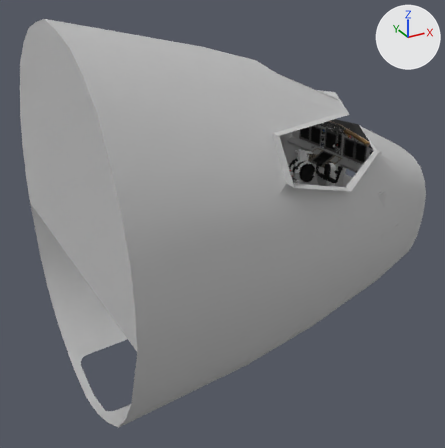
One commit to the glTF model b736/cockpit.glb: the scene before it, then after it.
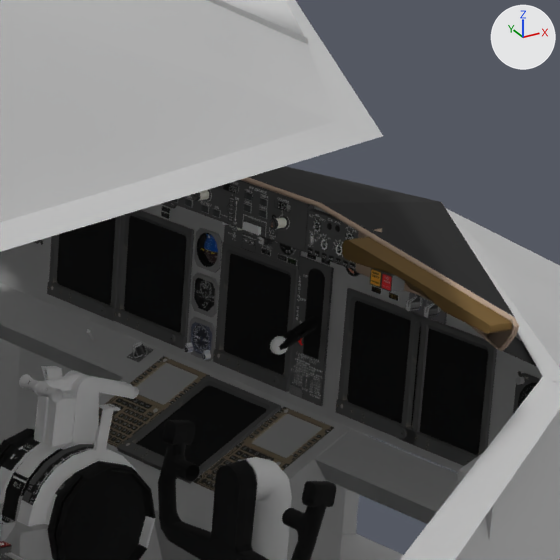
There are two pictures of each version: one whole from a 50 mm camera at (10.606, -4.718, 2.631) aimed at (13.224, 0.043, 0.251), one close up on the part from 66% to 85% of the width and 21% to 40% of the height. The lights are fixed; the arrows at upper right show +X, +Y and +Z. The first two pictures are the older version. Vertices at exactly the same position are counted once.

Before the edit, the objects in view are built like this:
```python
ob_anim1325 = bpy.data.objects.new('anim1325', me_anim1325)
ob_anim1325.location = (0.0, 0.0, 0.0)
ob_body = bpy.data.objects.new('body', me_body)
ob_body.location = (0.0, 0.0, 0.0)
ob_gear = bpy.data.objects.new('gear', me_gear)
ob_gear.location = (0.0, 0.0, 0.0)
# also in view: 'anim1333' at (14.031, -0.491, 0.814); 'anim1329' at (14.415, -0.114, 0.912)
```
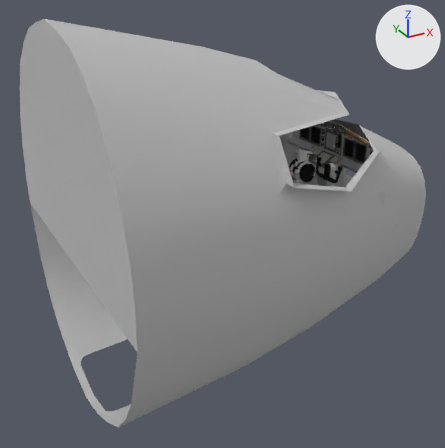
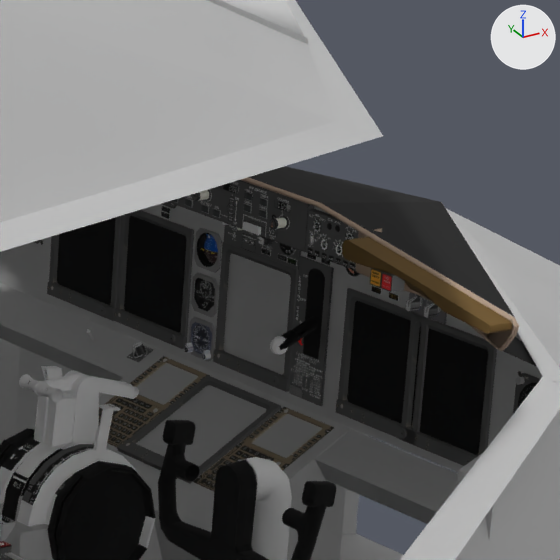
Scene script edits in JSON lines:
```json
{"block": "me_body", "where": "# used by ob_body; location = (0.0, 0.0, 0.0)"}
{"op": "remove", "block": "me_body", "code": "me_body.from_pydata(...)  # 20072 vertices, 34190 faces; spans x 11.74..15.23, y -1.51..1.55, z -1.23..2.2"}
{"op": "add", "block": "me_body", "code": "me_body.from_pydata(...)  # 20056 vertices, 34182 faces; spans x 11.74..15.23, y -1.51..1.55, z -1.23..2.2"}
{"block": "me_body", "change": "me_body part 1"}
{"block": "me_body", "change": "16 vertices are removed from x 14.28..14.45, y -0.17..0.21, z 0.69..0.99"}
{"block": "me_body", "change": "52 faces are deleted"}
{"block": "me_body", "change": "4 vertices move within x 14.43..14.45, y -0.06..0.1, z 0.78..0.99"}
{"block": "me_body", "change": "30 new faces join them, mat_efis_frame_png_002"}
{"block": "me_body", "change": "14 new faces join them, mat_cdu_png"}
```

Pixel boxes (x1, y1, x2, y2) of what changed, in the close-ups (560 x 560 px; the box of a moved part takes in the faces that stretch with it):
```json
{"part": 1, "of": "me_body", "change": "moved or reshaped", "before": [136, 243, 296, 467], "after": [165, 243, 296, 412]}
```
